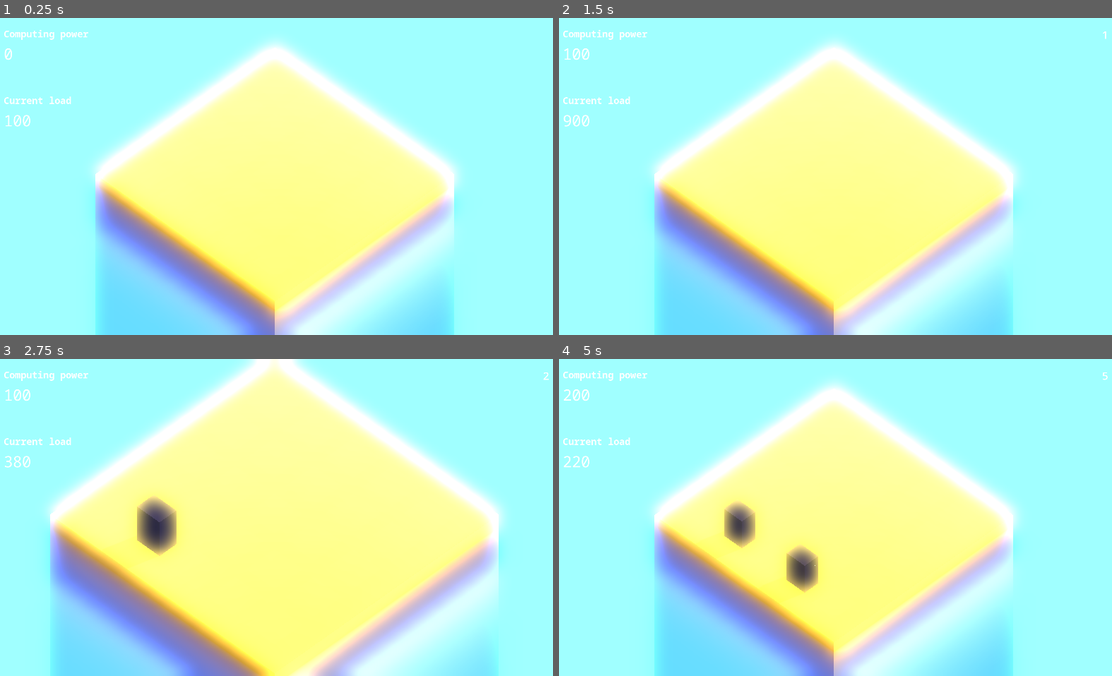
Above: before the commit, frames 1-4 (two rows, left to right).
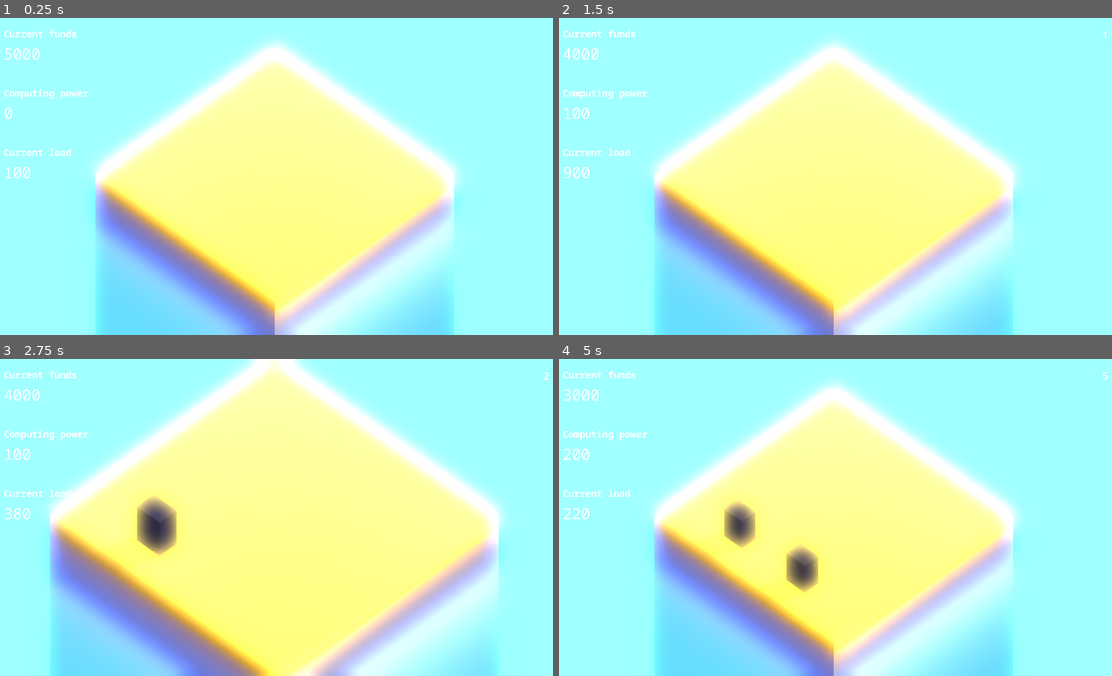
Above: after the commit, the same moments.

Repository: maroun-baydoun/will-it-scale
Game: Godot game, scene res://scenes/main.tscn
Same seed, same stepped clock (60 frames per second), same inputs: the game is played once before the commit and once after it.
Inputs (mouse positions are in pixels of both pictures, inside the frame that each line leads up to):
- Up to frame 1 (0.25 s): no input
- Up to frame 2 (1.5 s): tap Enter at 0.5 s; move the mouse to (957, 160) at 0.52 s; hold Mouse wheel up (zoom_in) 0.53-1.28 s; click (957, 160) at 0.67 s; tap Space at 1.25 s; move the mouse to (724, 192) at 1.27 s; tap Mouse wheel down (zoom_out) at 1.35 s; click (724, 192) at 1.42 s
- Up to frame 3 (2.75 s): move the mouse to (331, 447) at 2.02 s; hold Mouse wheel up (zoom_in) from 2.03 s (still down); click (331, 447) at 2.17 s
- Up to frame 4 (5 s): tap Enter at 2.75 s; move the mouse to (807, 580) at 2.77 s; release Mouse wheel up (zoom_in) at 2.78 s; tap Mouse wheel down (zoom_out) at 2.85, 4.35 s; click (807, 580) at 2.92 s; move the mouse to (1006, 565) at 3.52 s; hold Mouse wheel up (zoom_in) 3.53-4.28 s; click (1006, 565) at 3.67 s; tap Space at 4.25 s; move the mouse to (664, 469) at 4.27 s; click (664, 469) at 4.42 s

The runs differ from the first frame. In frame 1, 0.8% of the frame differs, in the area x 0-16%, y 3-51%; in frame 2, 0.8%; in frame 3, 0.8%; in frame 4, 0.8%.

Commit message:
Add finance manager

Diff:
--- a/gui/statistics-panel.tscn
+++ b/gui/statistics-panel.tscn
@@ -27,7 +27,33 @@
 
 [node name="VBoxContainer" type="VBoxContainer" parent="MarginContainer"]
 layout_mode = 2
-theme_override_constants/separation = 100
+theme_override_constants/separation = 75
+
+[node name="VBoxContainer3" type="VBoxContainer" parent="MarginContainer/VBoxContainer"]
+layout_mode = 2
+size_flags_horizontal = 3
+theme_override_constants/separation = 10
+
+[node name="Label" type="RichTextLabel" parent="MarginContainer/VBoxContainer/VBoxContainer3"]
+layout_mode = 2
+theme_override_fonts/normal_font = ExtResource("1_yb4qv")
+theme_override_fonts/bold_font = ExtResource("2_8vech")
+theme_override_font_sizes/normal_font_size = 24
+theme_override_font_sizes/bold_font_size = 32
+theme_override_font_sizes/bold_italics_font_size = 6
+theme_override_font_sizes/mono_font_size = 20
+bbcode_enabled = true
+text = "[b]Current funds[/b]"
+fit_content = true
+scroll_active = false
+shortcut_keys_enabled = false
+
+[node name="CurrentFundsLabel" type="Label" parent="MarginContainer/VBoxContainer/VBoxContainer3"]
+layout_mode = 2
+theme_override_fonts/font = ExtResource("1_yb4qv")
+theme_override_font_sizes/font_size = 52
+text = "0
+"
 
 [node name="VBoxContainer" type="VBoxContainer" parent="MarginContainer/VBoxContainer"]
 layout_mode = 2
--- a/scenes/main.tscn
+++ b/scenes/main.tscn
@@ -1,8 +1,9 @@
-[gd_scene load_steps=12 format=3 uid="uid://bmrweoufl1pbi"]
+[gd_scene load_steps=13 format=3 uid="uid://bmrweoufl1pbi"]
 
 [ext_resource type="Script" path="res://scripts/main.gd" id="1_nvayq"]
 [ext_resource type="PackedScene" uid="uid://cqi6wbtu3vlap" path="res://scenes/server-container.tscn" id="2_n07kn"]
 [ext_resource type="PackedScene" uid="uid://bmci4bg3dbcar" path="res://gui/statistics-panel.tscn" id="3_ph4uk"]
+[ext_resource type="Script" path="res://scripts/finance-manager.gd" id="4_223wg"]
 
 [sub_resource type="ProceduralSkyMaterial" id="ProceduralSkyMaterial_46v2u"]
 sky_horizon_color = Color(0.64625, 0.65575, 0.67075, 1)
@@ -141,4 +142,7 @@
 
 [node name="StatisticsPanel" parent="CanvasLayer" instance=ExtResource("3_ph4uk")]
 
+[node name="FinanceManager" type="Node" parent="."]
+script = ExtResource("4_223wg")
+
 [connection signal="computing_power_updated" from="Floor/ServerContainer" to="." method="_on_server_container_computing_power_updated"]
--- /dev/null
+++ b/scripts/finance-manager.gd
@@ -0,0 +1,23 @@
+extends Node
+class_name FinanceManager
+
+signal funds_added(amount: float)
+signal funds_removed(amount: float)
+
+
+var current_funds: float
+
+func add_initial_funds(funds_amount: float):
+	add_funds(funds_amount)
+
+func add_funds(amount:float):
+	current_funds += amount
+	funds_added.emit(amount)
+
+
+func remove_funds(amount:float):
+	current_funds -= amount
+	funds_removed.emit(amount)
+
+func can_purchase(amount: float) -> bool:
+	return current_funds >= amount
--- a/scripts/main.gd
+++ b/scripts/main.gd
@@ -12,6 +12,8 @@
 @onready var global_timer: Timer = $GlobalTimer
 
 @onready var statistics_panel: StatisticsPanel = $CanvasLayer/StatisticsPanel
+
+@onready var finance_manager: FinanceManager = $FinanceManager
 
 var random_number_generator = RandomNumberGenerator.new()
 
@@ -46,12 +48,16 @@
 		_grid_cell.transform.origin = transform
 		_grid_cell.index = index
 
-		_grid_cell.clicked.connect(_on_click)
+		_grid_cell.clicked.connect(_on_grid_cell_clicked)
 
 		_floor.add_child(_grid_cell)
 
 		index+=1
 
+
+	finance_manager.funds_added.connect(_on_funds_added)
+	finance_manager.funds_removed.connect(_on_funds_removed)
+	finance_manager.add_initial_funds(5000.0)
 
 	global_timer.timeout.connect(_on_global_timer_tick)
 	global_timer.start()
@@ -64,10 +70,24 @@
 	sessions = random_number_generator.randi_range(1, 100)
 	statistics_panel.current_load = sessions * computing_power_per_session
 
-func _on_click(origin):
+
+func _on_funds_added(amount):
+	statistics_panel.current_funds = finance_manager.current_funds
+
+func _on_funds_removed(amount):
+	statistics_panel.current_funds = finance_manager.current_funds
+
+func _on_grid_cell_clicked(origin):
 	var server: Server = _server_scene.instantiate()
+
+	if not finance_manager.can_purchase(server.price):
+		server.queue_free()
+		return
+
 	server_container.add_server(server)
 	server.appear(origin)
+
+	finance_manager.remove_funds(server.price)
 
 
 func _unhandled_input(event):
--- a/scripts/statistics-panel.gd
+++ b/scripts/statistics-panel.gd
@@ -1,8 +1,14 @@
 extends Control
 class_name StatisticsPanel
 
+@onready var current_funds_label:Label =  $MarginContainer/VBoxContainer/VBoxContainer3/CurrentFundsLabel
 @onready var total_computing_power_label:Label =  $MarginContainer/VBoxContainer/VBoxContainer/TotalComputingPowerLabel
 @onready var current_load_label: Label = $MarginContainer/VBoxContainer/VBoxContainer2/CurrentLoadLabel
+
+
+var current_funds:float:
+	set(value):
+		current_funds_label.text = str(value)
 
 var total_computing_power:int:
 	set(value):
